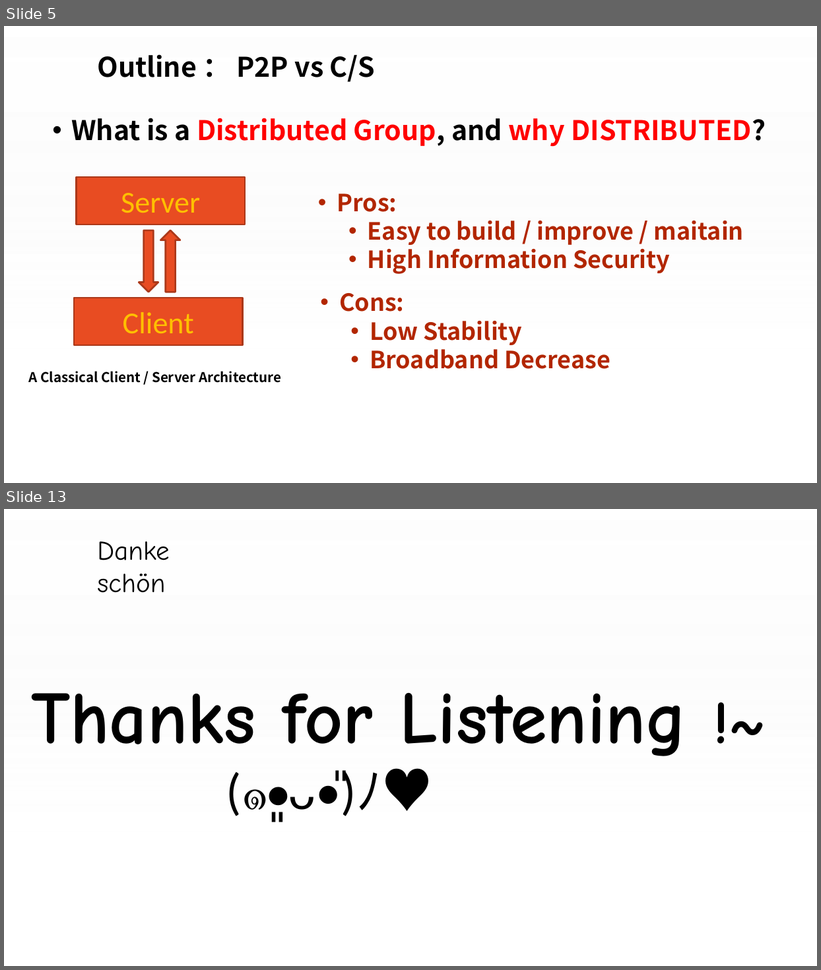
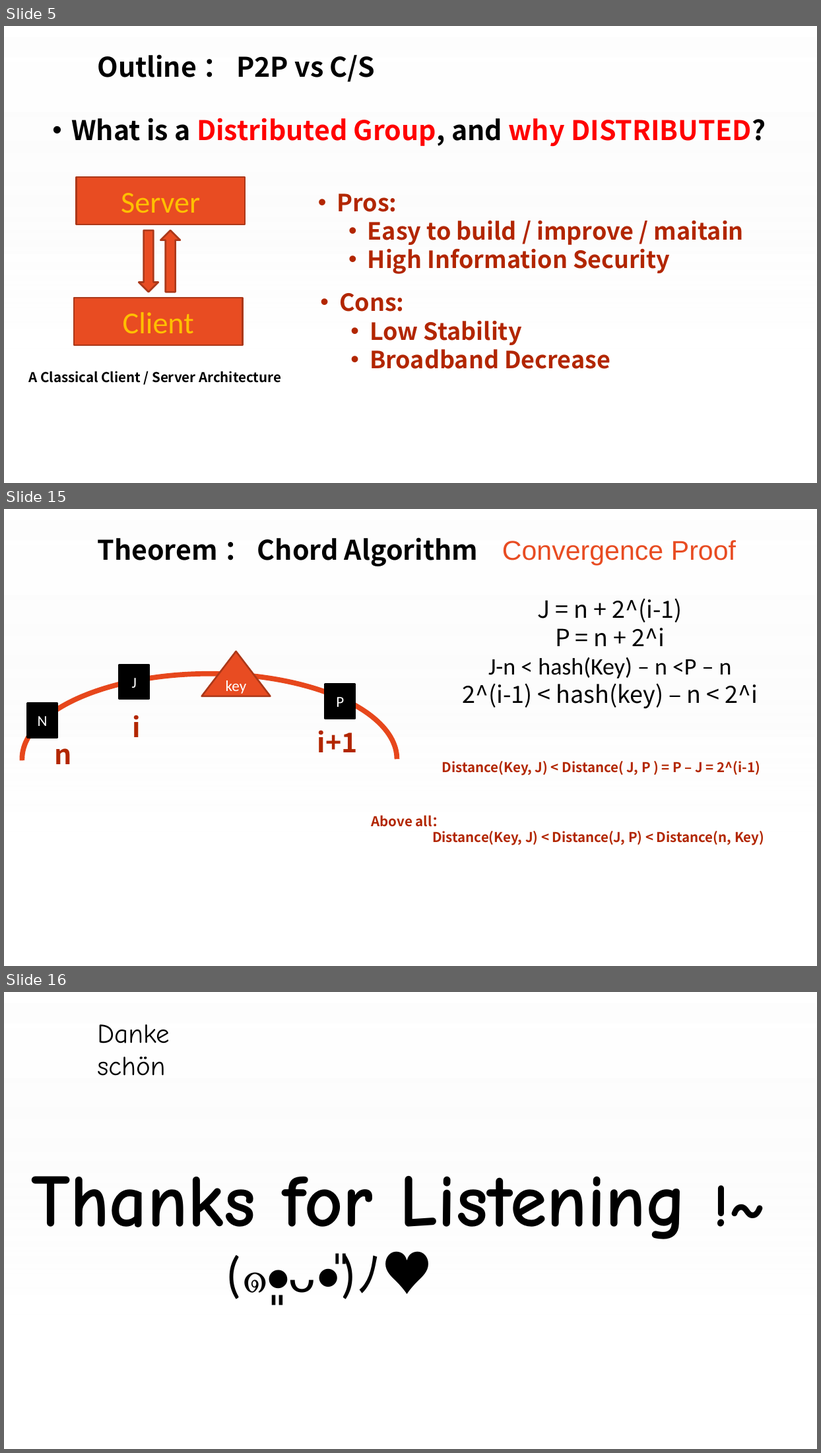
Before and after one commit to CharmingZh/Qtas, a slide deck: 第二次组会.pptx. Shown one above the other, each under a label of ours: slides 5 and 13 before the commit, slides 5, 15 and 16 after it; the slides between them are not shown. The pictures are 821x970 and 821x1453 pixels, drawn with LibreOffice and Linux fonts; fonts in the diff are those of the drawing; background and template pictures are left out. Boxes give left, top, right and bottom in pixels: in the first picture for what was removed or moved away, otherwise in the second. Text is boxed around its words. In the diff, an @@ line names an element or a change of style, - is before the commit and + after.

```diff
--- a/第二次组会.pptx
+++ b/第二次组会.pptx
@@ slide 15 added at (x1=4, y1=509, x2=817, y2=966), background picture (left out); not listed: 1 template element that a slide beside it also shows @@
@@ text added at (x1=97, y1=537, x2=478, y2=566), 32 pt, text #000000, bold @@
+Theorem ： Chord Algorithm
@@ text added at (x1=502, y1=540, x2=736, y2=565), 32 pt, text #E84C22 @@
+Convergence Proof
@@ text added at (x1=462, y1=598, x2=758, y2=709), 28 pt, text #000000 @@
+J = n + 2^(i-1)
+P = n + 2^i
+J-n < hash(Key) – n <P – n
+2^(i-1) < hash(key) – n < 2^i
@@ rectangle added at (x1=120, y1=665, x2=149, y2=698), fill #000000, outline #000000 2 pt, 18 pt, text #FFFFFF @@
+J
@@ triangle added at (x1=201, y1=652, x2=270, y2=697), fill #E84C22, outline #AC3819 2 pt, 18 pt, text #FFFFFF @@
+key
@@ arc (boxed as its full ellipse) added at (x1=22, y1=674, x2=397, y2=844), outline #E8481C 6 pt @@
@@ rectangle added at (x1=325, y1=684, x2=355, y2=718), fill #000000, outline #000000 2 pt, 18 pt, text #FFFFFF @@
+P
@@ rectangle added at (x1=27, y1=704, x2=57, y2=738), fill #000000, outline #000000 2 pt, 18 pt, text #FFFFFF @@
+N
@@ text added at (x1=132, y1=715, x2=140, y2=737), 32 pt, text #B22600, bold @@
+i
@@ text added at (x1=55, y1=737, x2=72, y2=764), 32 pt, text #B22600, bold @@
+n
@@ text added at (x1=318, y1=730, x2=358, y2=753), 32 pt, text #B22600, bold @@
+i+1
@@ text added at (x1=442, y1=761, x2=760, y2=776), 16 pt, text #B22600, bold @@
+Distance(Key, J) < Distance( J, P ) = P – J = 2^(i-1)
@@ text added at (x1=372, y1=815, x2=764, y2=846), 16 pt, text #B22600, bold @@
+Above all：
+Distance(Key, J) < Distance(J, P) < Distance(n, Key)
@@ what was slide 13 is now slide 16 @@
```
Also in this commit, not shown: 5 slides changed, 3 other slides added, 1 slide removed, 3 other files.
